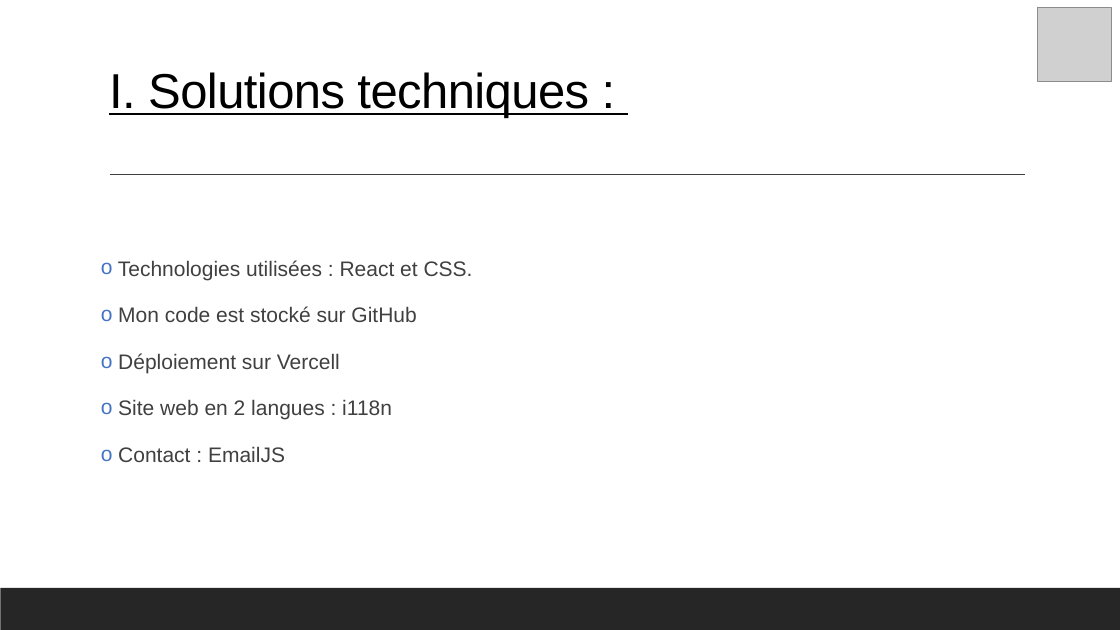
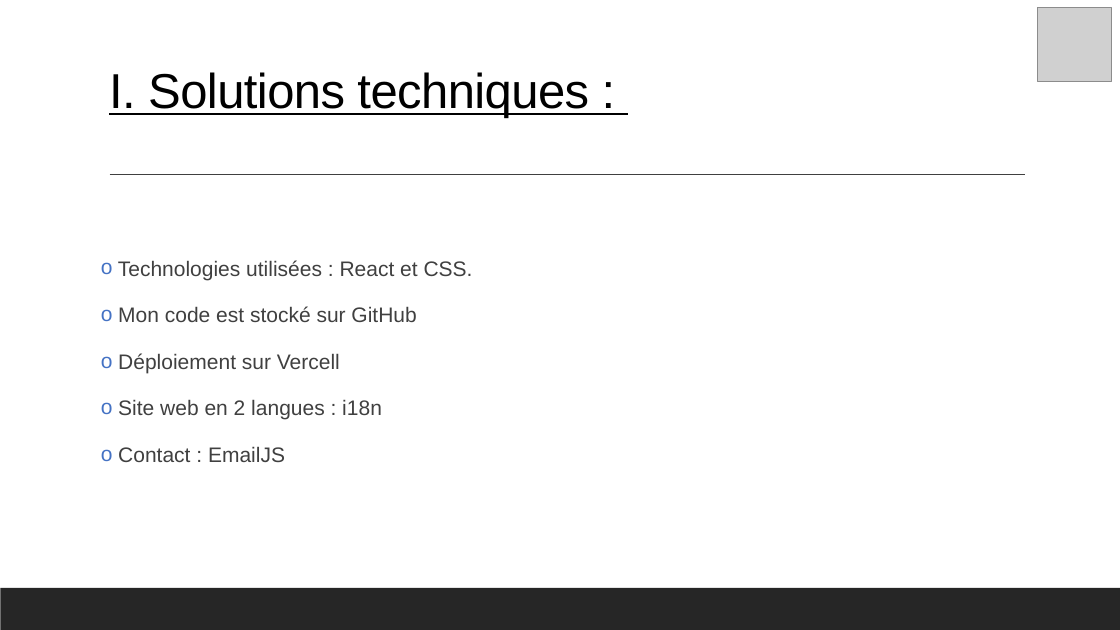
Before and after one commit to mathc28/portfolio, a slide deck: slide 6 of PrésentationP12.pptx. Drawn at 1120x630 pixels with LibreOffice and Linux fonts; fonts in the diff are those of the drawing; grey boxes stand for pictures. Boxes give left, top, right and bottom in pixels: in the first picture for what was removed or moved away, otherwise in the second. Text is boxed around its words. In the diff, an @@ line names an element or a change of style, - is before the commit and + after.

```diff
--- a/PrésentationP12.pptx
+++ b/PrésentationP12.pptx
@@ text at box(118, 399, 382, 420): text changed @@
-o Site web en 2 langues : i118n
+o Site web en 2 langues : i18n
```
Also in this commit, not shown: 3 other slides changed, 3 slides added, 1 slide removed, 3 other files.
